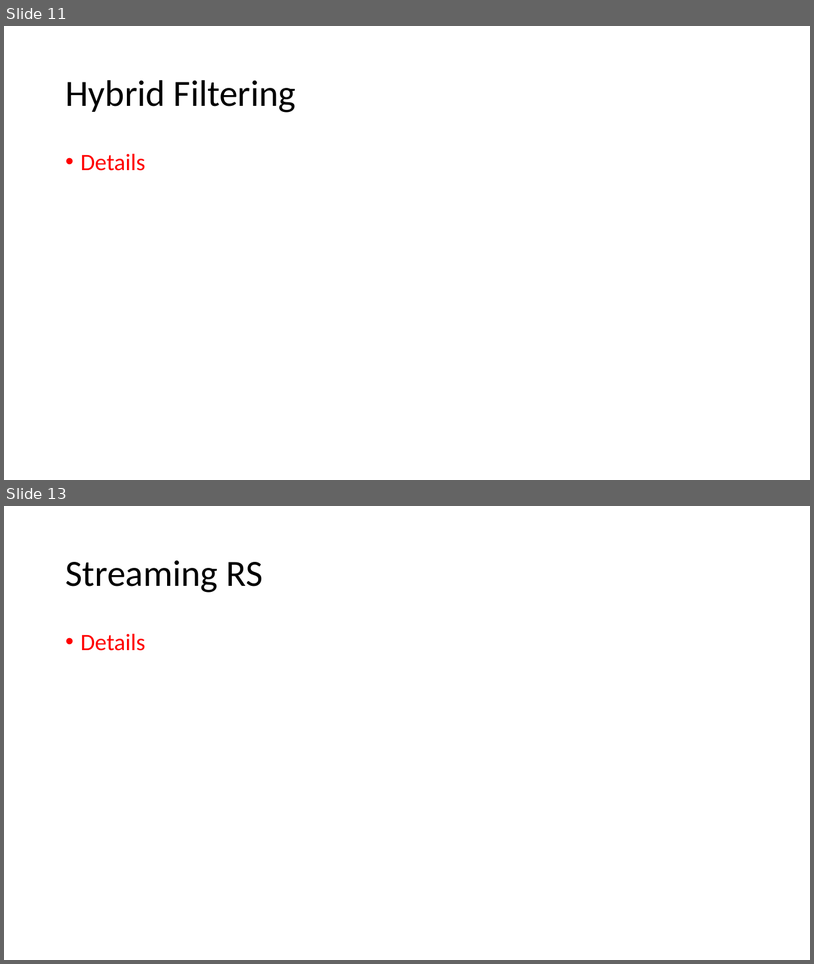
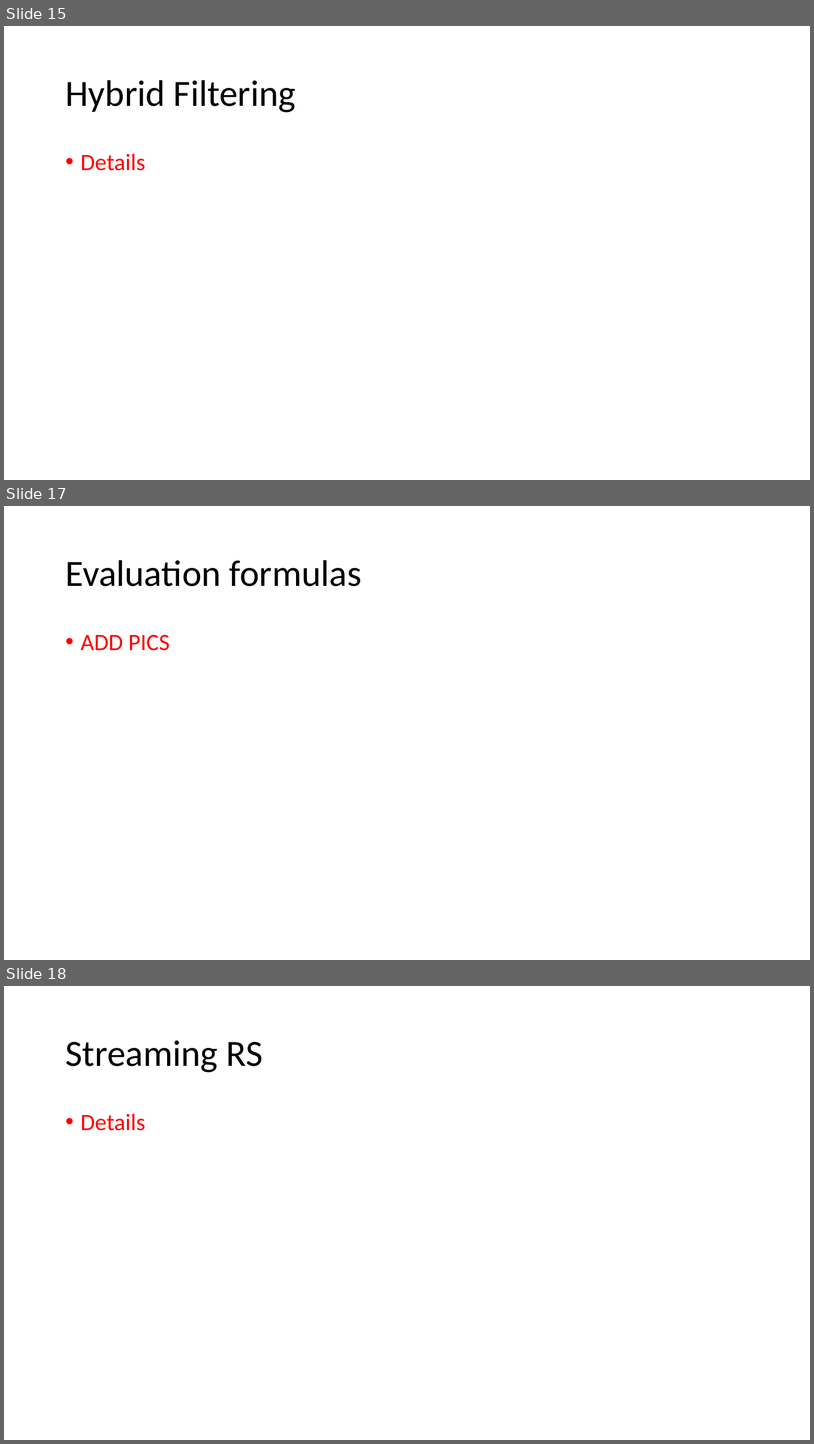
Before and after one commit to DibyamAgrawal/RS-ppt, a slide deck: summer_Basics of RS.pptx. Shown one above the other, each under a label of ours: slides 11 and 13 before the commit, slides 15, 17 and 18 after it; the slides between them are not shown. The pictures are 814x964 and 814x1444 pixels, drawn with LibreOffice and Linux fonts; fonts in the diff are those of the drawing. Boxes give left, top, right and bottom in pixels: in the first picture for what was removed or moved away, otherwise in the second. Text is boxed around its words. In the diff, an @@ line names an element or a change of style, - is before the commit and + after.

```diff
--- a/summer_Basics of RS.pptx
+++ b/summer_Basics of RS.pptx
@@ slide 17 added at [4,506,810,960], background #FFFFFF @@
@@ title added at [65,560,362,586], 44 pt, text #000000 @@
+Evaluation formulas
@@ text added at [81,634,170,651], 28 pt, text #FF0000 @@
+• ADD PICS
@@ what was slide 11 is now slide 15 @@
@@ what was slide 13 is now slide 18 @@
```
Also in this commit, not shown: 4 slides changed, 4 other slides added, 10 other files.
